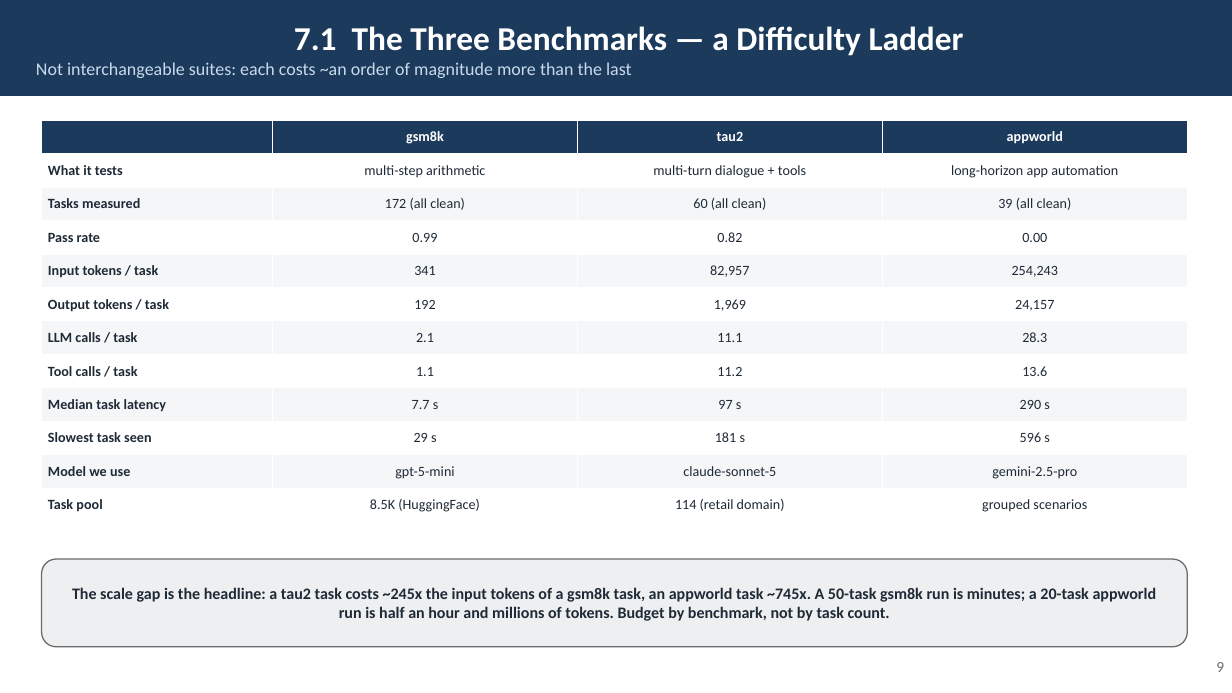
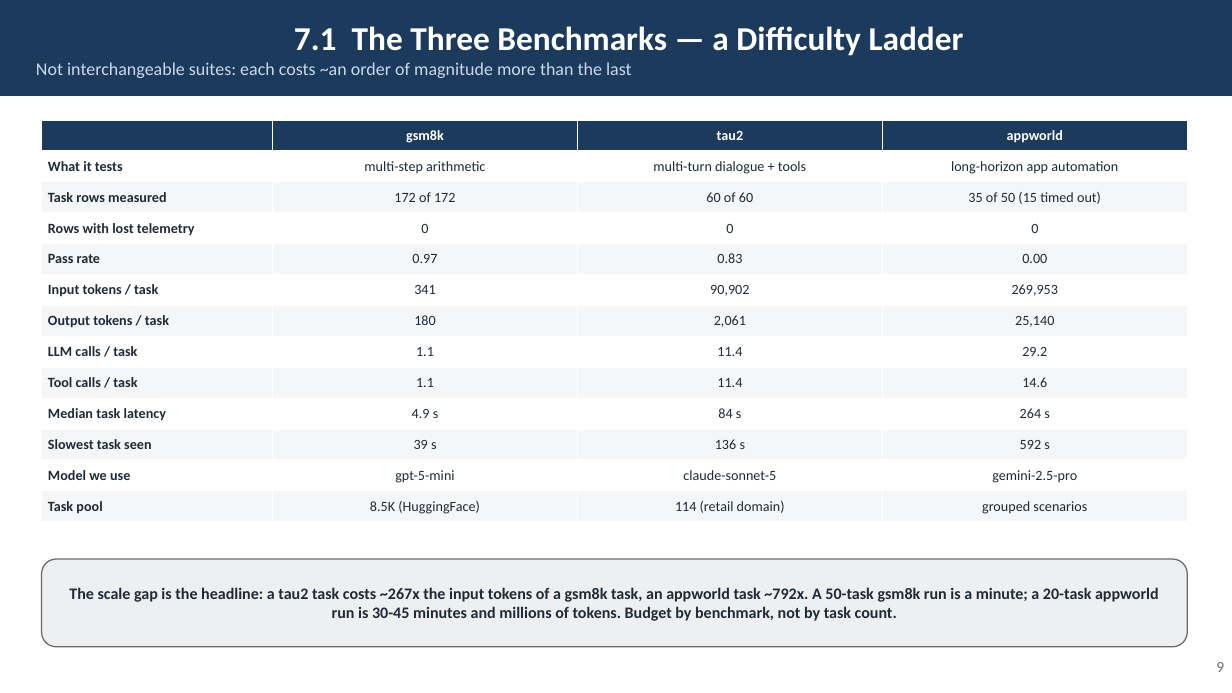
Before and after one commit to rossoctl/autobench, a slide deck: slide 9 of docs/AutoBench.pptx. Drawn at 1232x693 pixels with LibreOffice and Linux fonts; fonts in the diff are those of the drawing. Boxes give left, top, right and bottom in pixels: in the first picture for what was removed or moved away, otherwise in the second. Text is boxed around its words. In the diff, an @@ line names an element or a change of style, - is before the commit and + after.

```diff
--- a/docs/AutoBench.pptx
+++ b/docs/AutoBench.pptx
@@ table at (x1=42, y1=120, x2=1188, y2=522) @@
-row 3: Tasks measured | 172 (all clean) | 60 (all clean) | 39 (all clean)
-row 4: Pass rate | 0.99 | 0.82 | 0.00
-row 5: Input tokens / task | 341 | 82,957 | 254,243
-row 6: Output tokens / task | 192 | 1,969 | 24,157
-row 7: LLM calls / task | 2.1 | 11.1 | 28.3
-row 8: Tool calls / task | 1.1 | 11.2 | 13.6
-row 9: Median task latency | 7.7 s | 97 s | 290 s
-row 10: Slowest task seen | 29 s | 181 s | 596 s
+row 3: Task rows measured | 172 of 172 | 60 of 60 | 35 of 50 (15 timed out)
+row 4: Rows with lost telemetry | 0 | 0 | 0
+row 5: Pass rate | 0.97 | 0.83 | 0.00
+row 6: Input tokens / task | 341 | 90,902 | 269,953
+row 7: Output tokens / task | 180 | 2,061 | 25,140
+row 8: LLM calls / task | 1.1 | 11.4 | 29.2
+row 9: Tool calls / task | 1.1 | 11.4 | 14.6
+row 10: Median task latency | 4.9 s | 84 s | 264 s
+row 11: Slowest task seen | 39 s | 136 s | 592 s
@@ text in rounded rectangle at (x1=69, y1=587, x2=1159, y2=621): text changed @@
-The scale gap is the headline: a tau2 task costs ~245x the input tokens of a gsm8k task, an appworld task ~745x. A 50-task gsm8k run is minutes; a 20-task appworld run is half an hour and millions of tokens. Budget by benchmark, not by task count.
+The scale gap is the headline: a tau2 task costs ~267x the input tokens of a gsm8k task, an appworld task ~792x. A 50-task gsm8k run is a minute; a 20-task appworld run is 30-45 minutes and millions of tokens. Budget by benchmark, not by task count.
```
Also in this commit, not shown: 7 other slides changed, 1 slide added, 1 slide removed, 1 other file.
